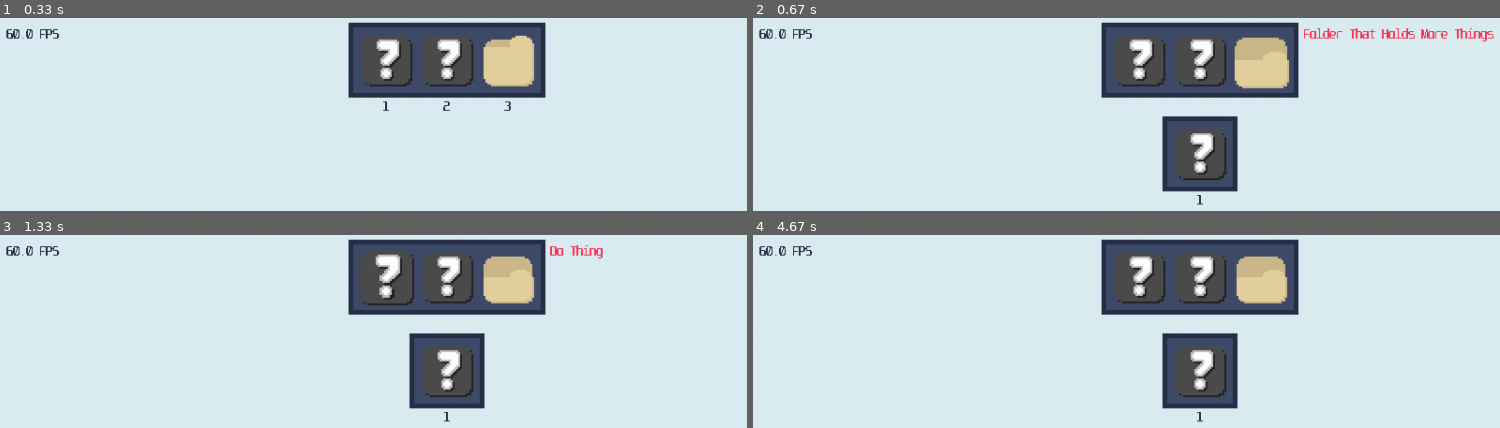
Above: before the commit, frames 1-4 (two rows, left to right).
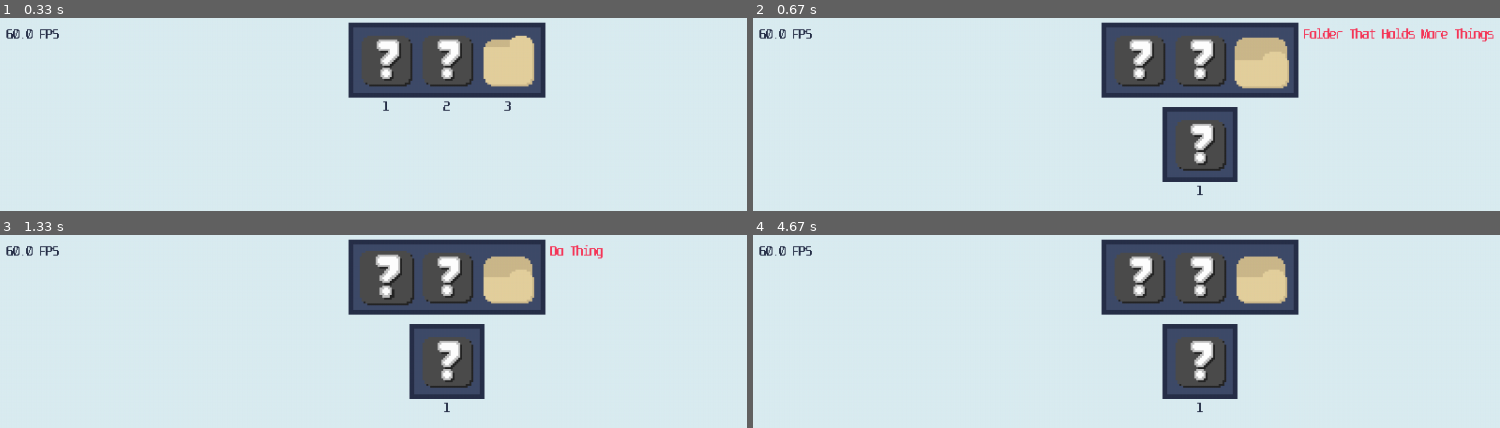
Above: after the commit, the same moments.

Repository: neilchattopadhyay123/ROV2021-Development
Game: pygame game, started from server.py
Same seed, same stepped clock (60 frames per second), same inputs: the game is played once before the commit and once after it.
Inputs (mouse positions are in pixels of both pictures, inside the frame that each line leads up to):
- Up to frame 1 (0.33 s): no input
- Up to frame 2 (0.67 s): click (1260, 60) at 0.38 s
- Up to frame 3 (1.33 s): click (outside the picture) at 0.72 s; click (388, 277) at 1.05 s
- Up to frame 4 (4.67 s): click (outside the picture) at 1.38 s; tap 3 at 1.67, 4.33 s; click (1141, 277) at 2.05 s; click (1171, 400) at 2.38 s; click (1201, 277) at 3.22 s; click (outside the picture) at 3.55 s

Frame 1 is identical in both runs. In frame 2, 2.5% of the frame differs, in the area x 54-65%, y 46-97%; in frame 3, 2.5%; in frame 4, 2.5%.

Commit message:
Changed icon + added random quotes

Diff:
--- a/constants.py
+++ b/constants.py
@@ -44,7 +44,7 @@
 
 APP_DIMENSION = MENUBAR_HEIGHT - (UI_PADDING * 2)
 APP_SELECTED_DIMENSION = APP_DIMENSION + UI_PADDING
-APP_MENUBAR_OFFSET = MENUBAR_HEIGHT + (UI_SCREEN_PADDING * 2)
+APP_MENUBAR_OFFSET = MENUBAR_HEIGHT + UI_SCREEN_PADDING
 
 # Icons
 ICON_UNKNOWN = 'gui/images/icon_unknown.png'
--- a/server.py
+++ b/server.py
@@ -4,6 +4,7 @@
 import cv2
 import pygame
 import os
+import random
 import sys
 
 sys.path.insert(1, 'gui')
@@ -120,7 +121,8 @@
     clock = pygame.time.Clock()
 
     screen = pygame.display.set_mode(SCREEN_DIMENSION, pygame.RESIZABLE)
-    pygame.display.set_caption('LoggerheadROV Driver Station')
+    pygame.display.set_caption('LoggerheadROV Driver Station | ' + random.choice(QUOTES))
+    pygame.display.set_icon(pygame.image.load('gui/images/loggerhead_logo.png'))
 
     menubar = MenuBar(screen, FONT)
     menubar.add_app(App("Do Thing", menubar))
Binary file added: gui/images/loggerhead_logo.png
